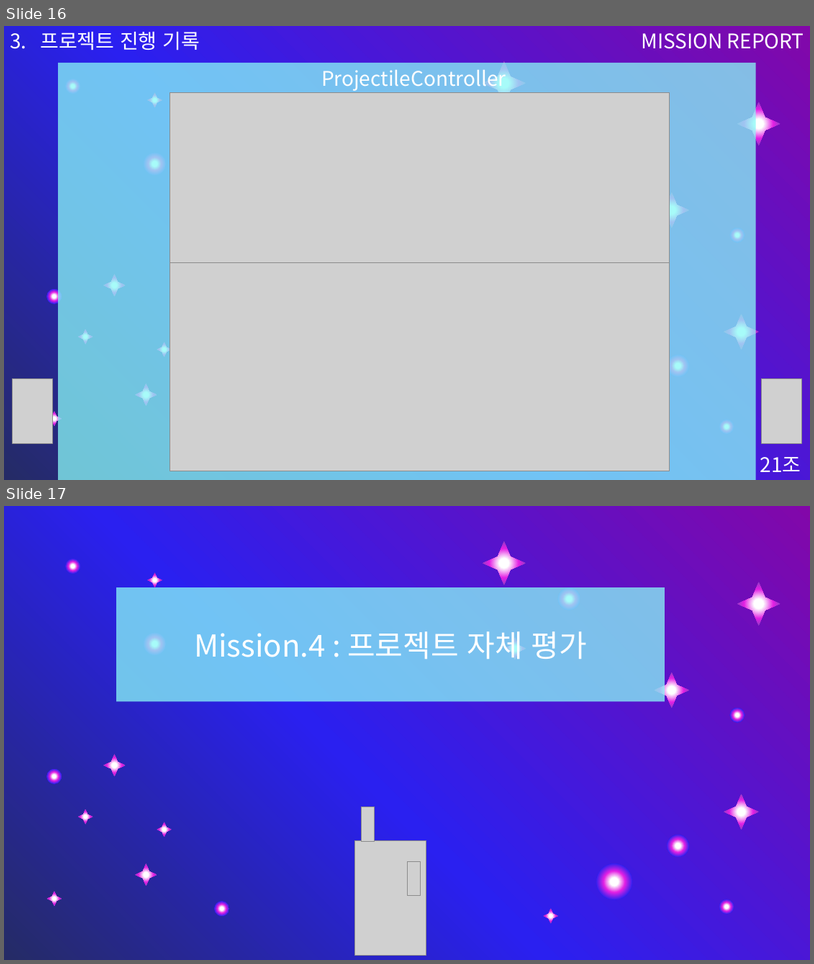
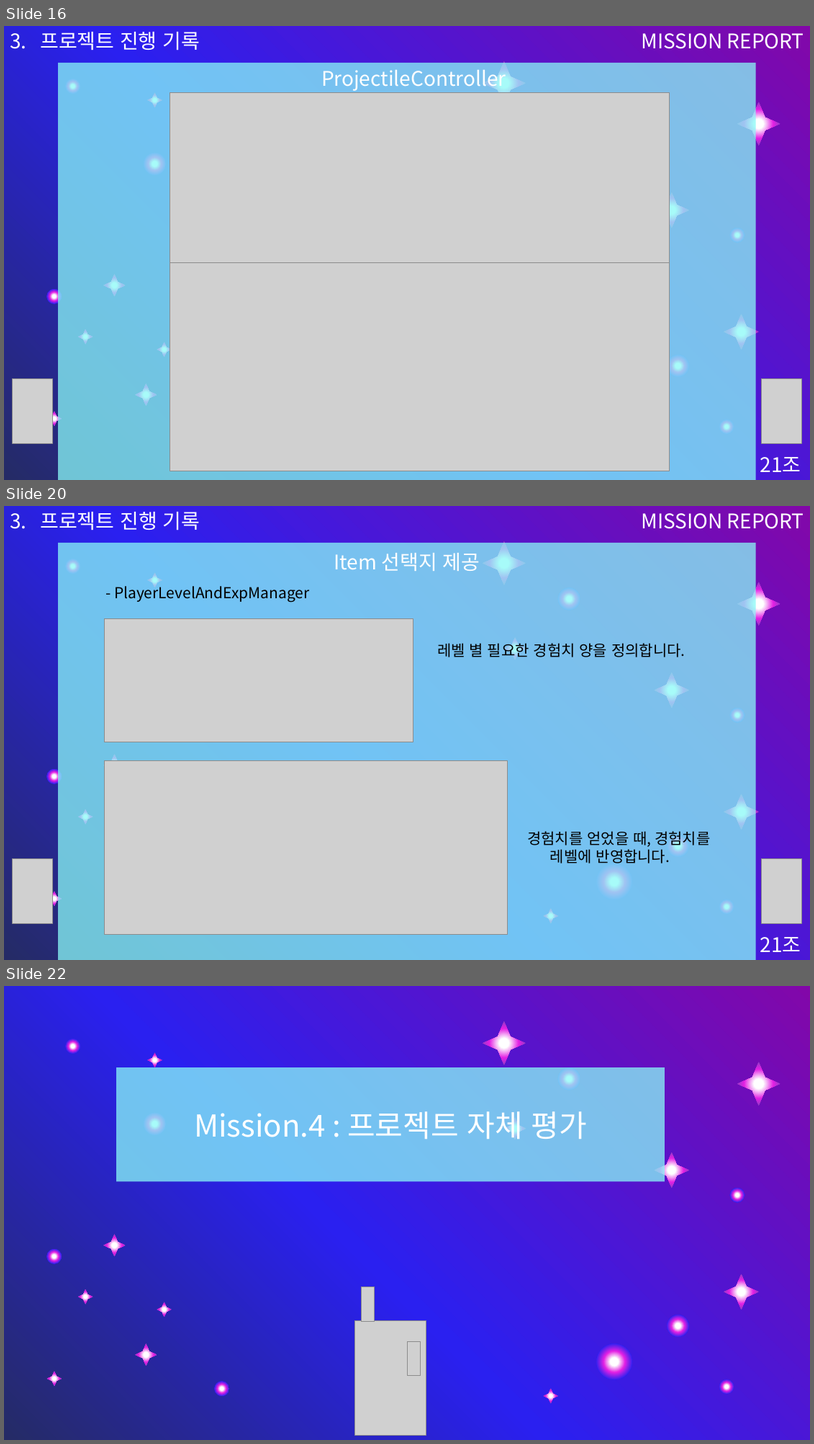
Before and after one commit to TheTimeOfRecord/Team21DodgeShooting, a slide deck: Assets/PPT/21조 PPT 발표본.pptx. Shown one above the other, each under a label of ours: slides 16 and 17 before the commit, slides 16, 20 and 22 after it; the slides between them are not shown. The pictures are 814x964 and 814x1444 pixels, drawn with LibreOffice and Linux fonts; fonts in the diff are those of the drawing; grey boxes stand for pictures. Boxes give left, top, right and bottom in pixels: in the first picture for what was removed or moved away, otherwise in the second. Text is boxed around its words. In the diff, an @@ line names an element or a change of style, - is before the commit and + after.

```diff
--- a/Assets/PPT/21조 PPT 발표본.pptx
+++ b/Assets/PPT/21조 PPT 발표본.pptx
@@ slide 20 added at [4, 506, 810, 960], background gradient #252B65 to #2A20F0 to #8207A9 @@
@@ text added at [40, 512, 201, 530], 24 pt, text #FFFFFF @@
+3. 프로젝트 진행 기록
@@ text added at [641, 513, 805, 529], 24 pt, text #FFFFFF @@
+MISSION REPORT
@@ rectangle added at [59, 542, 756, 960], fill #8AFAF7 at 75% opacity @@
@@ text added at [334, 553, 481, 571], 24 pt, text #FFFFFF @@
+Item 선택지 제공
@@ text added at [114, 583, 309, 602], 18 pt, text #000000 @@
+- PlayerLevelAndExpManager
@@ picture added at [104, 618, 414, 742] @@
@@ text added at [437, 643, 685, 657], 18 pt, text #000000 @@
+레벨 별 필요한 경험치 양을 정의합니다.
@@ picture added at [104, 761, 508, 934] @@
@@ text added at [527, 831, 710, 863], 18 pt, text #000000 @@
+경험치를 얻었을 때, 경험치를 레벨에 반영합니다.
@@ group added at [47, 542, 781, 924]: 10 stars, 7 ellipses @@
@@ picture added at [12, 859, 52, 924] @@
@@ picture added at [762, 858, 802, 923] @@
@@ text added at [761, 937, 802, 952], 24 pt, text #FFFFFF @@
+21조
@@ what was slide 17 is now slide 22 @@
```
Also in this commit, not shown: 1 slide changed, 4 other slides added.
